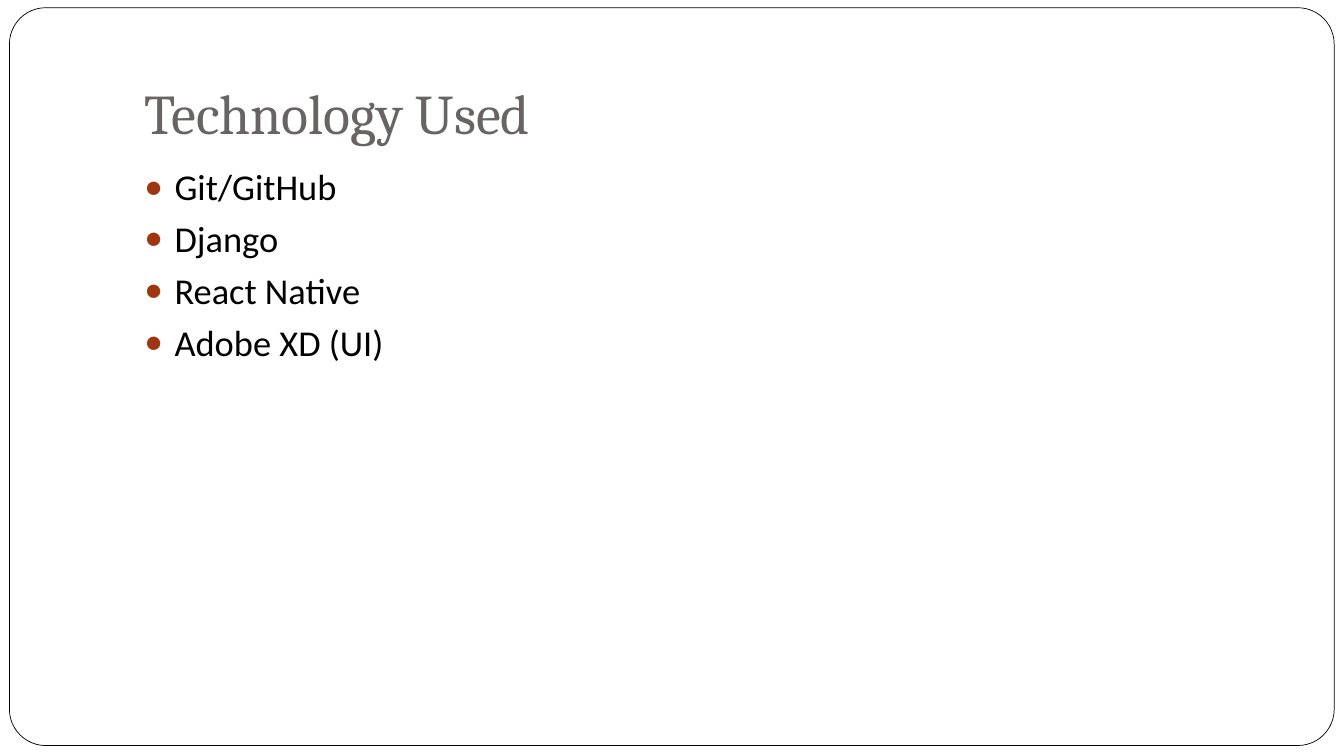
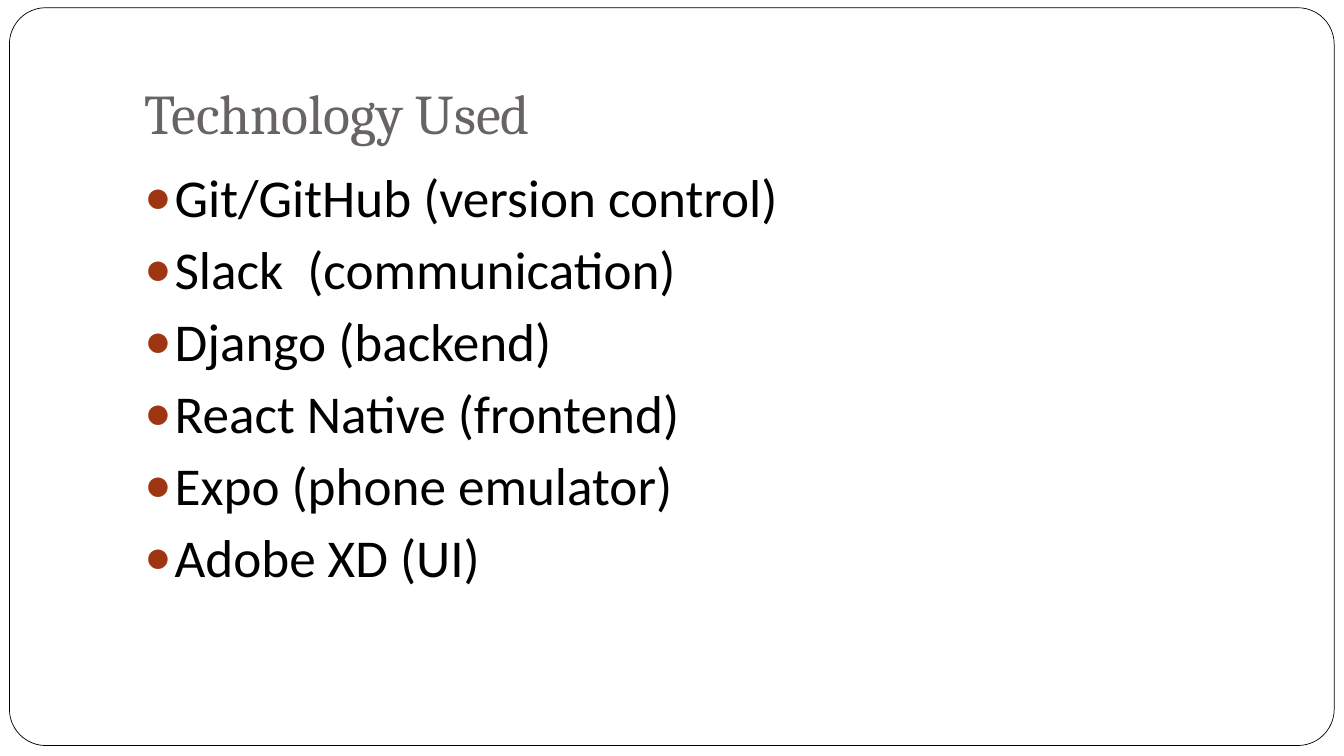
Before and after one commit to bxji/Civic-Duty, a slide deck: slide 9 of presentation/civic_duty_presentation.pptx. Drawn at 1344x756 pixels with LibreOffice and Linux fonts; fonts in the diff are those of the drawing; background and template pictures are left out. Boxes give left, top, right and bottom in pixels: in the first picture for what was removed or moved away, otherwise in the second. Text is boxed around its words. In the diff, an @@ line names an element or a change of style, - is before the commit and + after.

Commit message:
more presentation completed

```diff
--- a/presentation/civic_duty_presentation.pptx
+++ b/presentation/civic_duty_presentation.pptx
@@ text at [175, 178, 777, 514]: text changed; size 26 to 38 pt @@
-● Git/GitHub
-● Django
-● React Native
+● Git/GitHub (version control)
+● Slack (communication)
+● Django (backend)
+● React Native (frontend)
+● Expo (phone emulator)
@@ text at [175, 538, 480, 584]: size 26 to 38 pt in "Adobe XD (UI)" @@
```
Also in this commit, not shown: 5 other slides changed.
